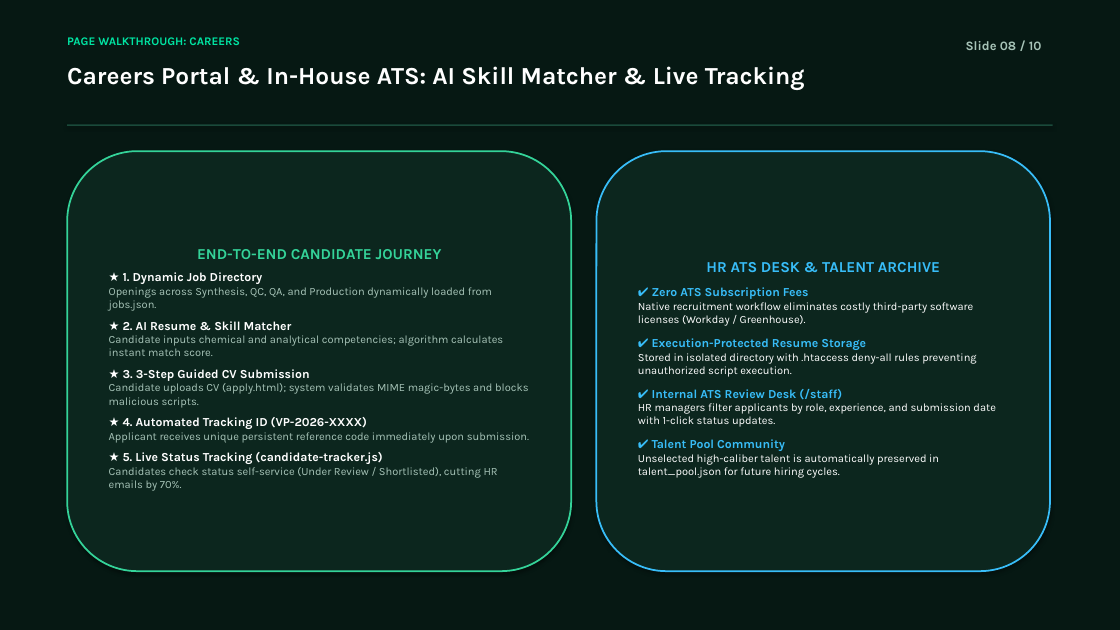
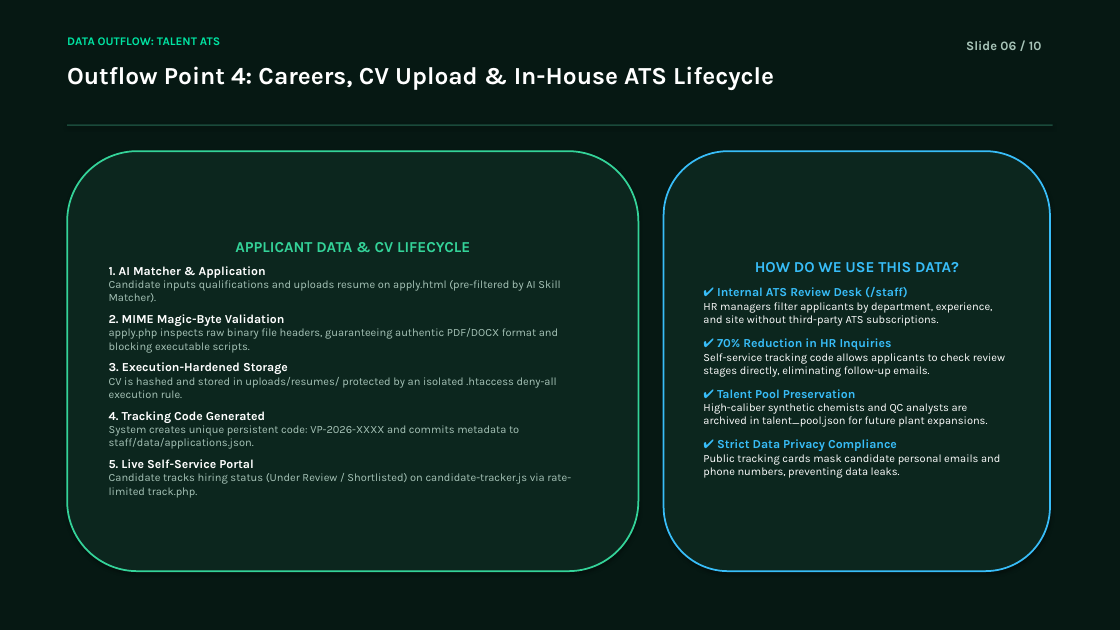
Before and after one commit to saikrishna-bethamcharla/vasudhapharma-green, a slide deck: slide 6 of Vasudha_Pharma_Client_Presentation.pptx (slide 8 before the commit). Drawn at 1120x630 pixels with LibreOffice and Linux fonts; fonts in the diff are those of the drawing. Boxes give left, top, right and bottom in pixels: in the first picture for what was removed or moved away, otherwise in the second. Text is boxed around its words. In the diff, an @@ line names an element or a change of style, - is before the commit and + after.

Commit message:
docs(presentation): add data outflow organograms, data lifecycles, and Zoho CRM strategic value

```diff
--- a/Vasudha_Pharma_Client_Presentation.pptx
+++ b/Vasudha_Pharma_Client_Presentation.pptx
@@ text at [67, 37, 220, 45]: text changed @@
-PAGE WALKTHROUGH: CAREERS
+DATA OUTFLOW: TALENT ATS
@@ text at [966, 41, 1042, 50]: text changed @@
-Slide 08 / 10
+Slide 06 / 10
@@ text at [67, 66, 774, 90]: text changed @@
-Careers Portal & In-House ATS: AI Skill Matcher & Live Tracking
+Outflow Point 4: Careers, CV Upload & In-House ATS Lifecycle
@@ rounded rectangle "APPLICANT DATA & CV LIFECYCLE": place and size @@
-rounded rectangle "APPLICANT DATA & CV LIFECYCLE" at [67, 151, 571, 571]
+rounded rectangle "APPLICANT DATA & CV LIFECYCLE" at [67, 151, 639, 571]
@@ rounded rectangle "HOW DO WE USE THIS ...": place and size @@
-rounded rectangle "HOW DO WE USE THIS ..." at [597, 151, 1050, 571]
+rounded rectangle "HOW DO WE USE THIS ..." at [664, 151, 1050, 571]
@@ text in rounded rectangle at [109, 242, 571, 498]: text changed @@
-END-TO-END CANDIDATE JOURNEY
-★ 1. Dynamic Job Directory
-Openings across Synthesis, QC, QA, and Production dynamically loaded from jobs.json.
-★ 2. AI Resume & Skill Matcher
-Candidate inputs chemical and analytical competencies; algorithm calculates instant match score.
-★ 3. 3-Step Guided CV Submission
-Candidate uploads CV (apply.html); system validates MIME magic-bytes and blocks malicious scripts.
-★ 4. Automated Tracking ID (VP-2026-XXXX)
-Applicant receives unique persistent reference code immediately upon submission.
-★ 5. Live Status Tracking (candidate-tracker.js)
-Candidates check status self-service (Under Review / Shortlisted), cutting HR emails by 70%.
+APPLICANT DATA & CV LIFECYCLE
+1. AI Matcher & Application
+Candidate inputs qualifications and uploads resume on apply.html (pre-filtered by AI Skill Matcher).
+2. MIME Magic-Byte Validation
+apply.php inspects raw binary file headers, guaranteeing authentic PDF/DOCX format and blocking executable scripts.
+3. Execution-Hardened Storage
+CV is hashed and stored in uploads/resumes/ protected by an isolated .htaccess deny-all execution rule.
+4. Tracking Code Generated
+System creates unique persistent code: VP-2026-XXXX and commits metadata to staff/data/applications.json.
+5. Live Self-Service Portal
+Candidate tracks hiring status (Under Review / Shortlisted) on candidate-tracker.js via rate-limited track.php.
@@ text in rounded rectangle at [755, 262, 959, 272]: text changed; size 9.5 to 13 pt; text colour #FFFFFF to #38BDF8; bold on @@
-HR ATS DESK & TALENT ARCHIVE
-✔ Zero ATS Subscription Fees
-Native recruitment workflow eliminates costly third-party software licenses (Workday / Greenhouse).
-✔ Execution-Protected Resume Storage
-Stored in isolated directory with .htaccess deny-all rules preventing unauthorized script execution.
+HOW DO WE USE THIS DATA?
@@ text in rounded rectangle at [703, 302, 1005, 478]: text changed @@
-HR managers filter applicants by role, experience, and submission date with 1-click status updates.
-✔ Talent Pool Community
-Unselected high-caliber talent is automatically preserved in talent_pool.json for future hiring cycles.
+HR managers filter applicants by department, experience, and site without third-party ATS subscriptions.
+✔ 70% Reduction in HR Inquiries
+Self-service tracking code allows applicants to check review stages directly, eliminating follow-up emails.
+✔ Talent Pool Preservation
+High-caliber synthetic chemists and QC analysts are archived in talent_pool.json for future plant expansions.
+✔ Strict Data Privacy Compliance
+Public tracking cards mask candidate personal emails and phone numbers, preventing data leaks.
```
Also in this commit, not shown: 2 other slides changed, 7 slides added, 7 slides removed, 3 other files.
